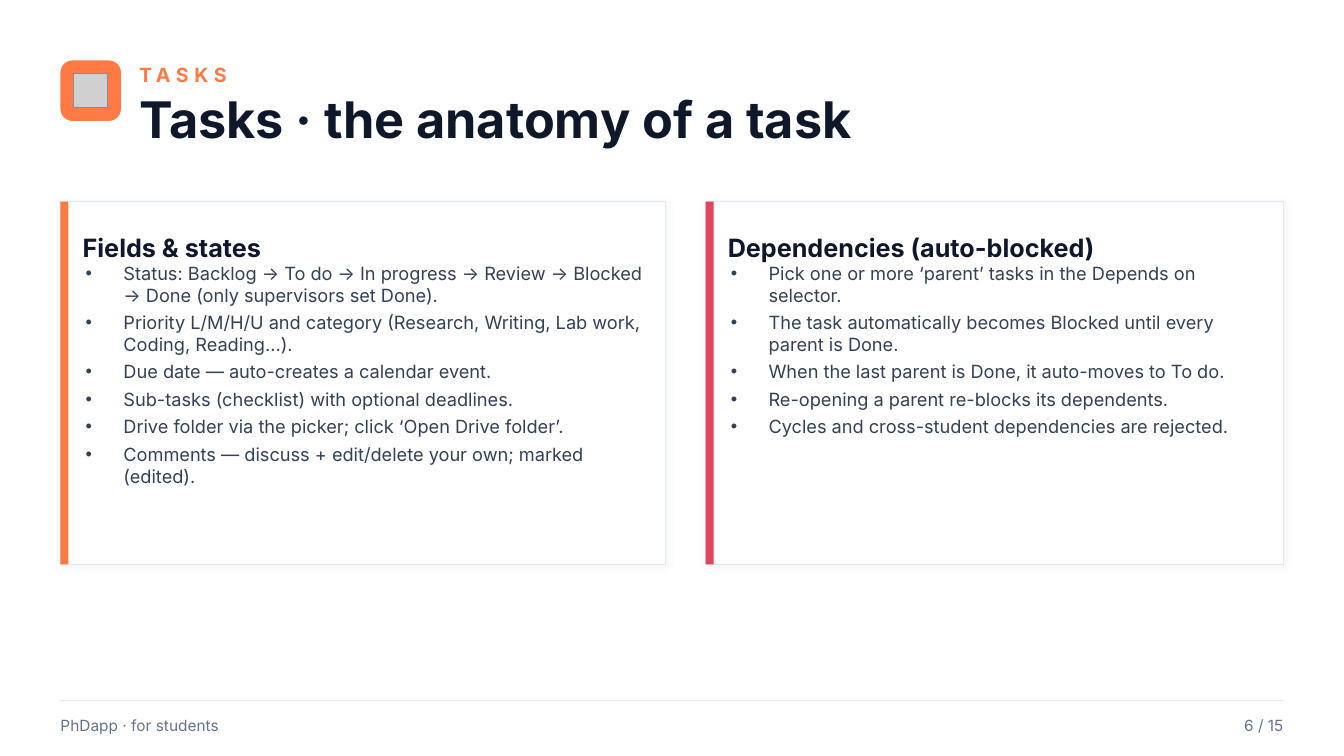
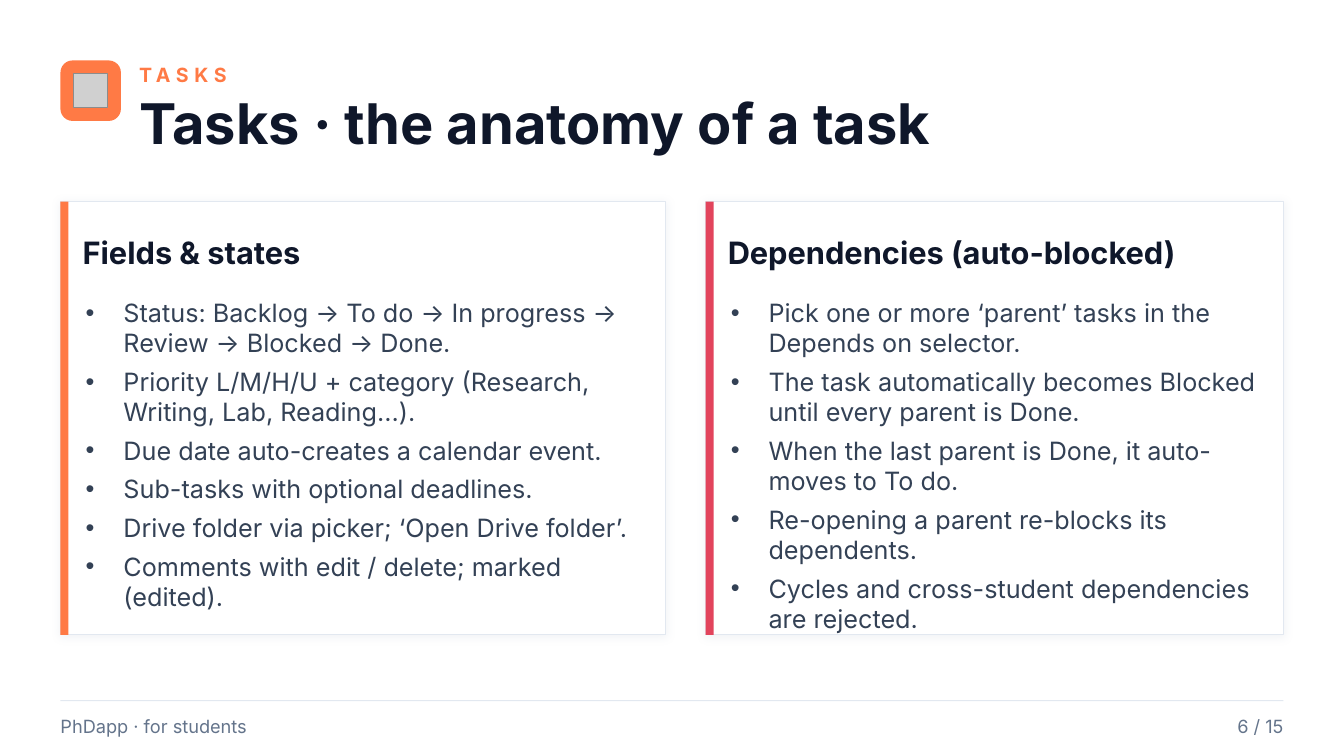
Before and after one commit to rafacastrocsic/phdapp, a slide deck: slide 6 of docs/PhDapp_Student_Overview.pptx. Drawn at 1344x756 pixels with LibreOffice and Linux fonts; fonts in the diff are those of the drawing; grey boxes stand for pictures. Boxes give left, top, right and bottom in pixels: in the first picture for what was removed or moved away, otherwise in the second. Text is boxed around its words. In the diff, an @@ line names an element or a change of style, - is before the commit and + after.

```diff
--- a/docs/PhDapp_Student_Overview.pptx
+++ b/docs/PhDapp_Student_Overview.pptx
@@ text "Tasks · the anatomy of ..." at box(139, 101, 930, 156): size 36 to 40 pt @@
@@ rectangle: place and size @@
-rectangle at box(60, 202, 665, 565)
+rectangle at box(60, 202, 665, 635)
@@ rectangle: place and size @@
-rectangle at box(60, 202, 69, 565)
+rectangle at box(60, 202, 69, 635)
@@ rectangle: place and size @@
-rectangle at box(706, 202, 1284, 565)
+rectangle at box(706, 202, 1284, 635)
@@ rectangle: place and size @@
-rectangle at box(706, 202, 714, 565)
+rectangle at box(706, 202, 714, 635)
@@ text "Fields & states" at box(83, 240, 300, 265): size 18 to 22 pt @@
@@ text "Dependencies (auto-blocked)" at box(728, 240, 1175, 271): size 18 to 22 pt @@
@@ text "Pick one or more ‘parent’ ...": place and size @@
-text "Pick one or more ‘parent’ ..." at box(769, 266, 1228, 437)
+text "Pick one or more ‘parent’ ..." at box(769, 303, 1255, 633)
@@ text "Pick one or more ‘parent’ ..." at box(769, 303, 1255, 633): size 13 to 18 pt; more space between paragraphs @@
@@ text at box(123, 303, 627, 610): text changed; size 13 to 18 pt @@
-• Status: Backlog → To do → In progress → Review → Blocked → Done (only supervisors set Done).
-• Priority L/M/H/U and category (Research, Writing, Lab work, Coding, Reading…).
-• Due date — auto-creates a calendar event.
-• Sub-tasks (checklist) with optional deadlines.
-• Drive folder via the picker; click ‘Open Drive folder’.
-• Comments — discuss + edit/delete your own; marked (edited).
+• Status: Backlog → To do → In progress → Review → Blocked → Done.
+• Priority L/M/H/U + category (Research, Writing, Lab, Reading…).
+• Due date auto-creates a calendar event.
+• Sub-tasks with optional deadlines.
+• Drive folder via picker; ‘Open Drive folder’.
+• Comments with edit / delete; marked (edited).
@@ text "PhDapp · for students" at box(60, 719, 247, 737): size 11 to 13 pt @@
@@ text "6 / 15" at box(1237, 719, 1283, 733): size 11 to 13 pt @@
```
Also in this commit, not shown: 14 other slides changed, 3 other files.
